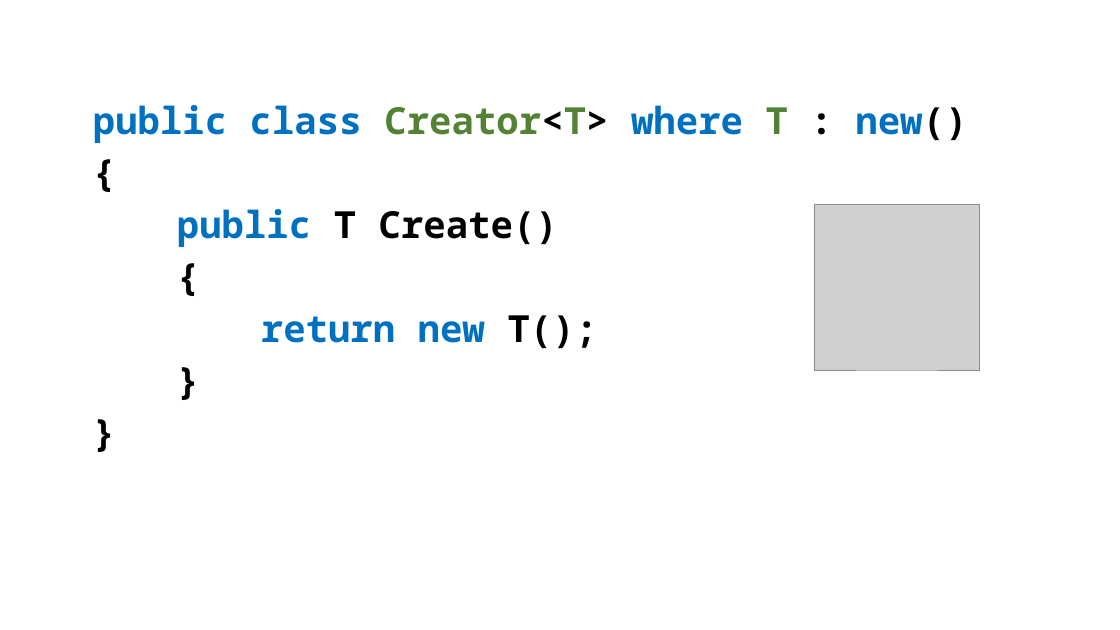
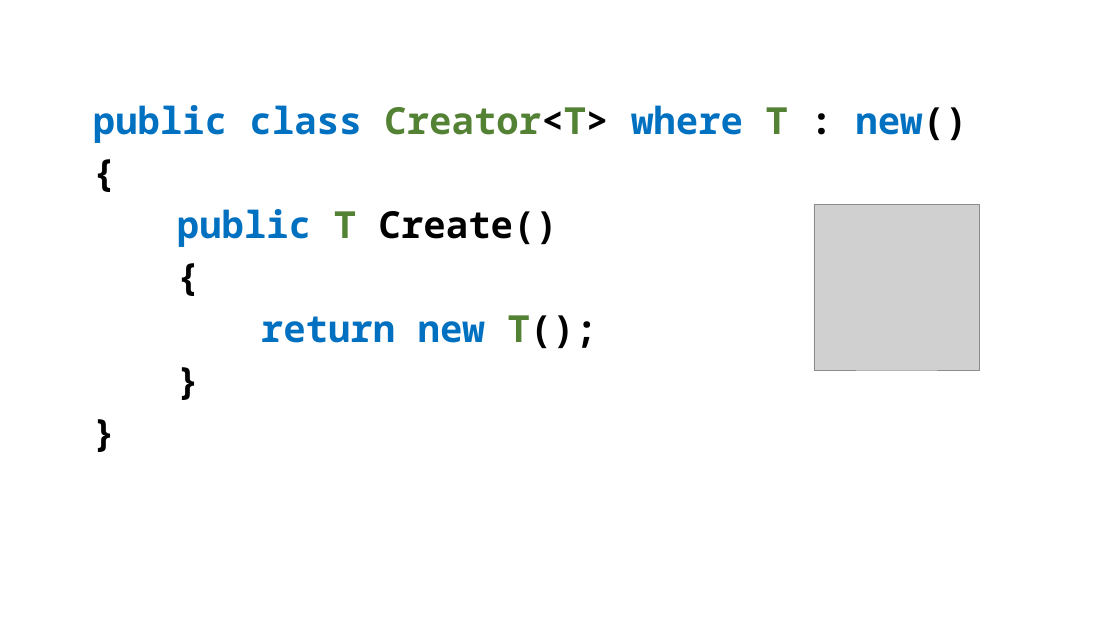
Before and after one commit to perl-easj/Teaching-materials, a slide deck: slide 12 of CSharpProgramming/Presentations/FurtherParam/Generics.pptx. Drawn at 1120x630 pixels with LibreOffice and Linux fonts; fonts in the diff are those of the drawing; grey boxes stand for pictures. Boxes give left, top, right and bottom in pixels: in the first picture for what was removed or moved away, otherwise in the second. Text is boxed around its words. In the diff, an @@ line names an element or a change of style, - is before the commit and + after.

```diff
--- a/CSharpProgramming/Presentations/FurtherParam/Generics.pptx
+++ b/CSharpProgramming/Presentations/FurtherParam/Generics.pptx
@@ text at [177, 209, 598, 349]: text colour #000000 to #548235 in "T", "T();" @@
```
Also in this commit, not shown: 3 other slides changed.
